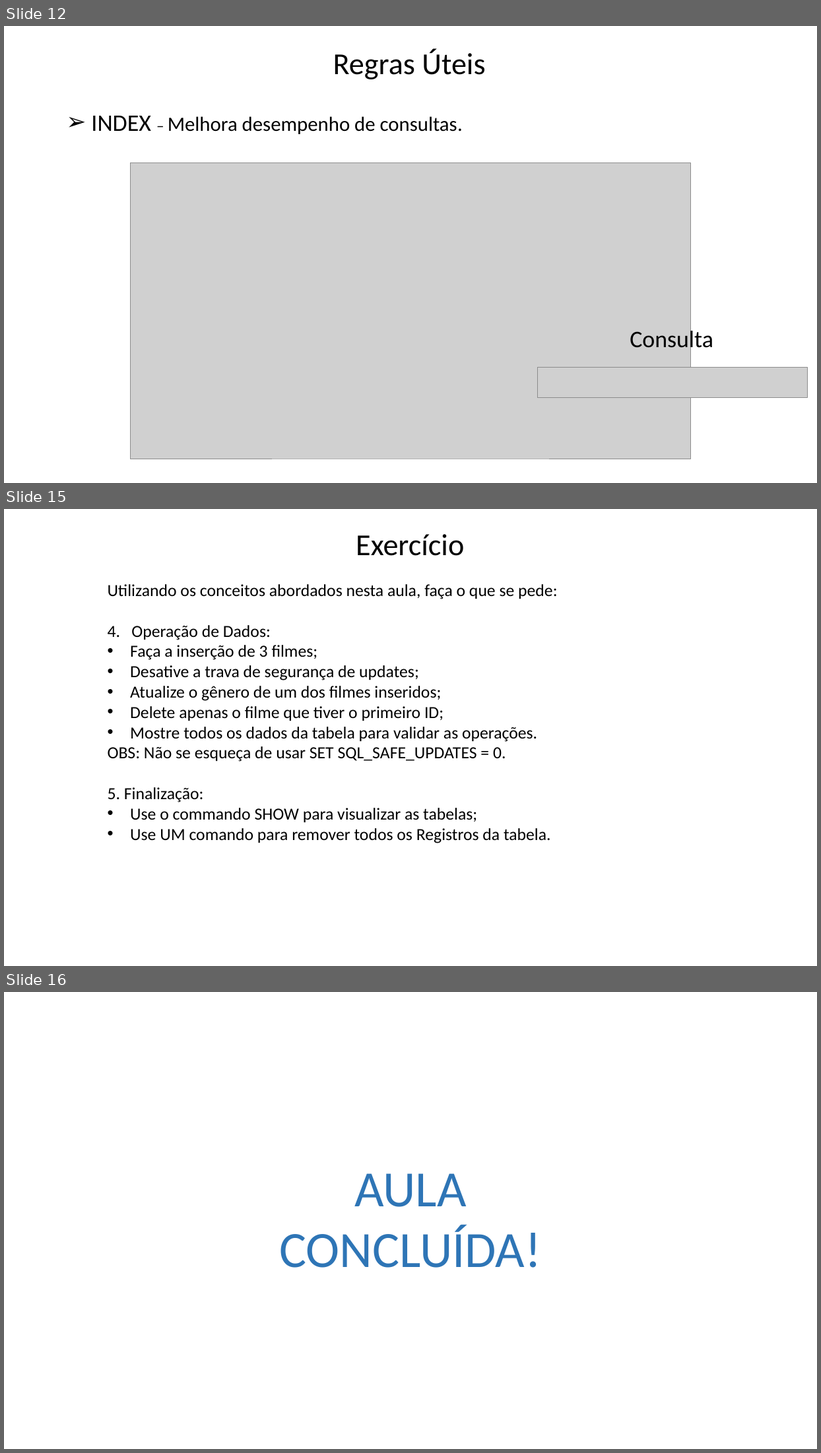
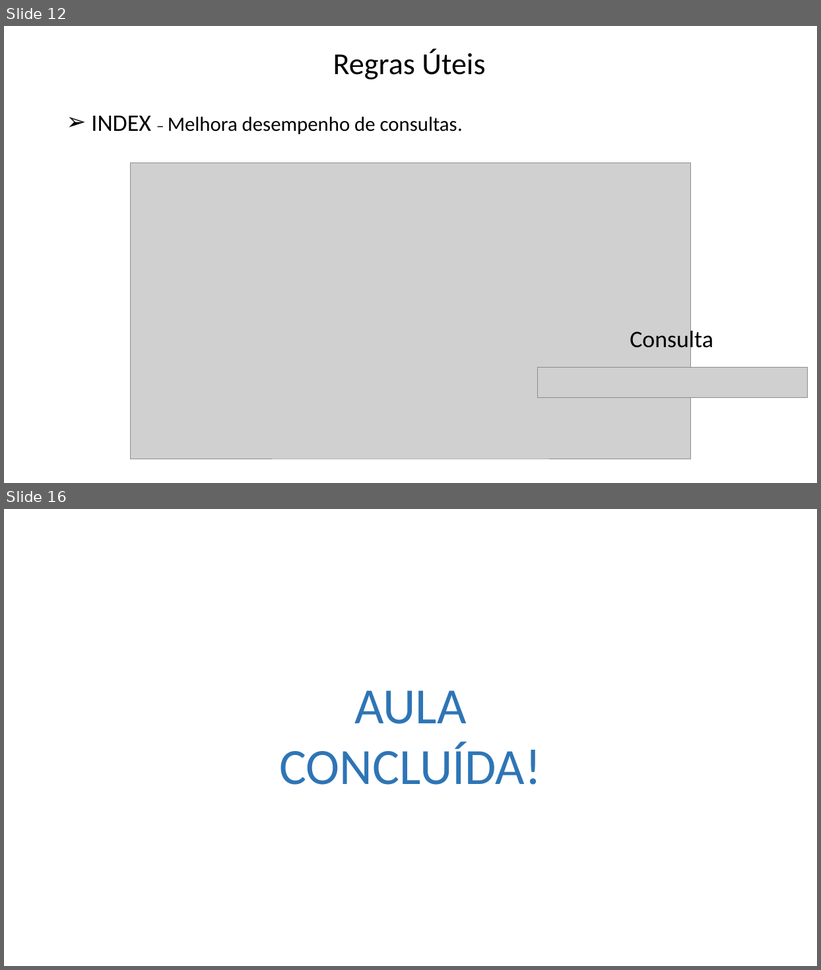
Before and after one commit to Felipe-Tagawa/C07-Monitoria, a slide deck: Aula 05/ComandosDDL.pptx. Shown one above the other, each under a label of ours: slides 12, 15 and 16 before the commit, slides 12 and 16 after it; the slides between them are not shown. The pictures are 821x1453 and 821x970 pixels, drawn with LibreOffice and Linux fonts; fonts in the diff are those of the drawing; grey boxes stand for pictures; background and template pictures are left out. Boxes give left, top, right and bottom in pixels: in the first picture for what was removed or moved away, otherwise in the second. Text is boxed around its words. In the diff, an @@ line names an element or a change of style, - is before the commit and + after.

```diff
--- a/Aula 05/ComandosDDL.pptx
+++ b/Aula 05/ComandosDDL.pptx
@@ slide 15 removed at bbox=[4, 509, 817, 966], background picture (left out) @@
@@ text removed at bbox=[356, 534, 464, 556] @@
-Exercício
@@ text removed at bbox=[108, 584, 557, 844] @@
-Utilizando os conceitos abordados nesta aula, faça o que se pede:
-4. Operação de Dados:
-• Faça a inserção de 3 filmes;
-• Desative a trava de segurança de updates;
-• Atualize o gênero de um dos filmes inseridos;
-• Delete apenas o filme que tiver o primeiro ID;
-• Mostre todos os dados da tabela para validar as operações.
-OBS: Não se esqueça de usar SET SQL_SAFE_UPDATES = 0.
-5. Finalização:
-• Use o commando SHOW para visualizar as tabelas;
-• Use UM comando para remover todos os Registros da tabela.
```
Also in this commit, not shown: 2 slides changed, 1 slide added, 11 other files.
